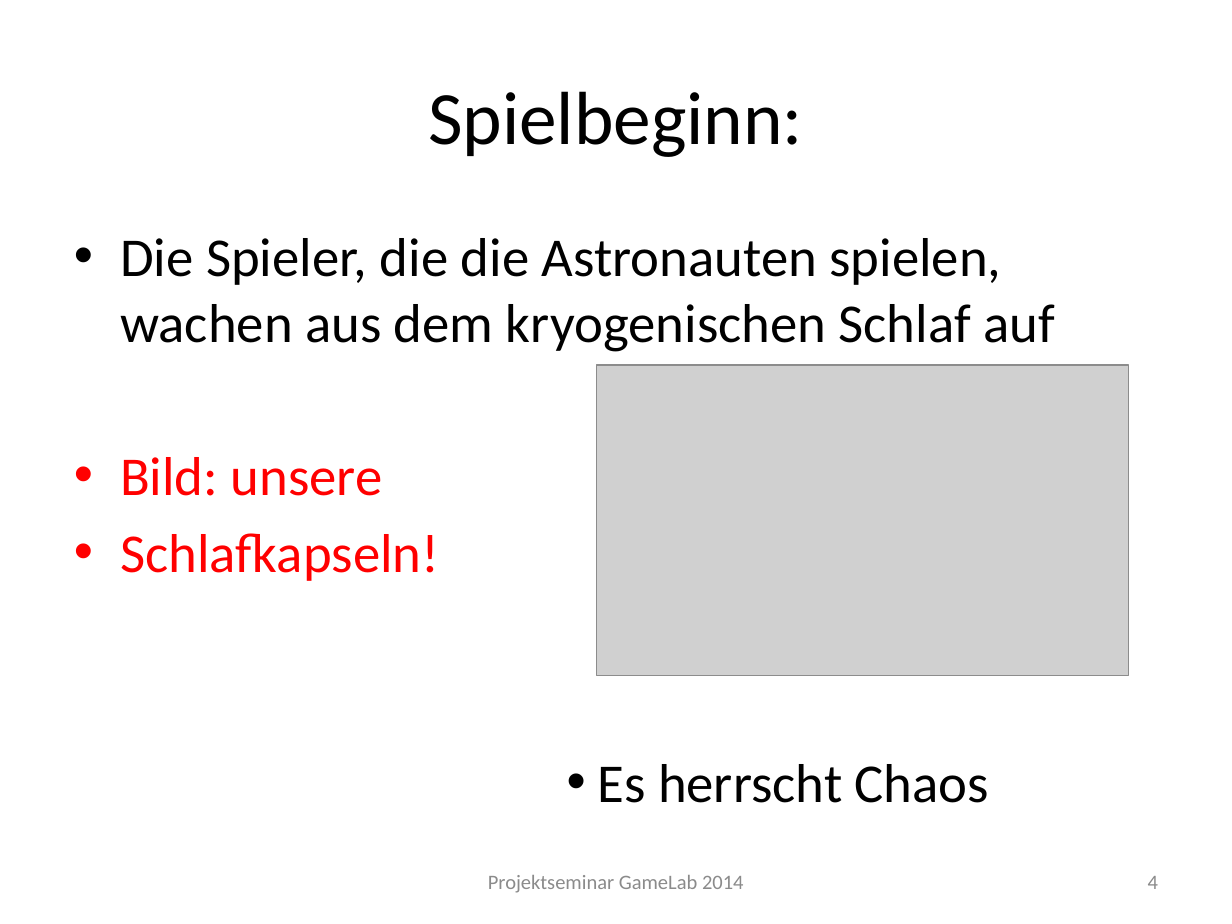
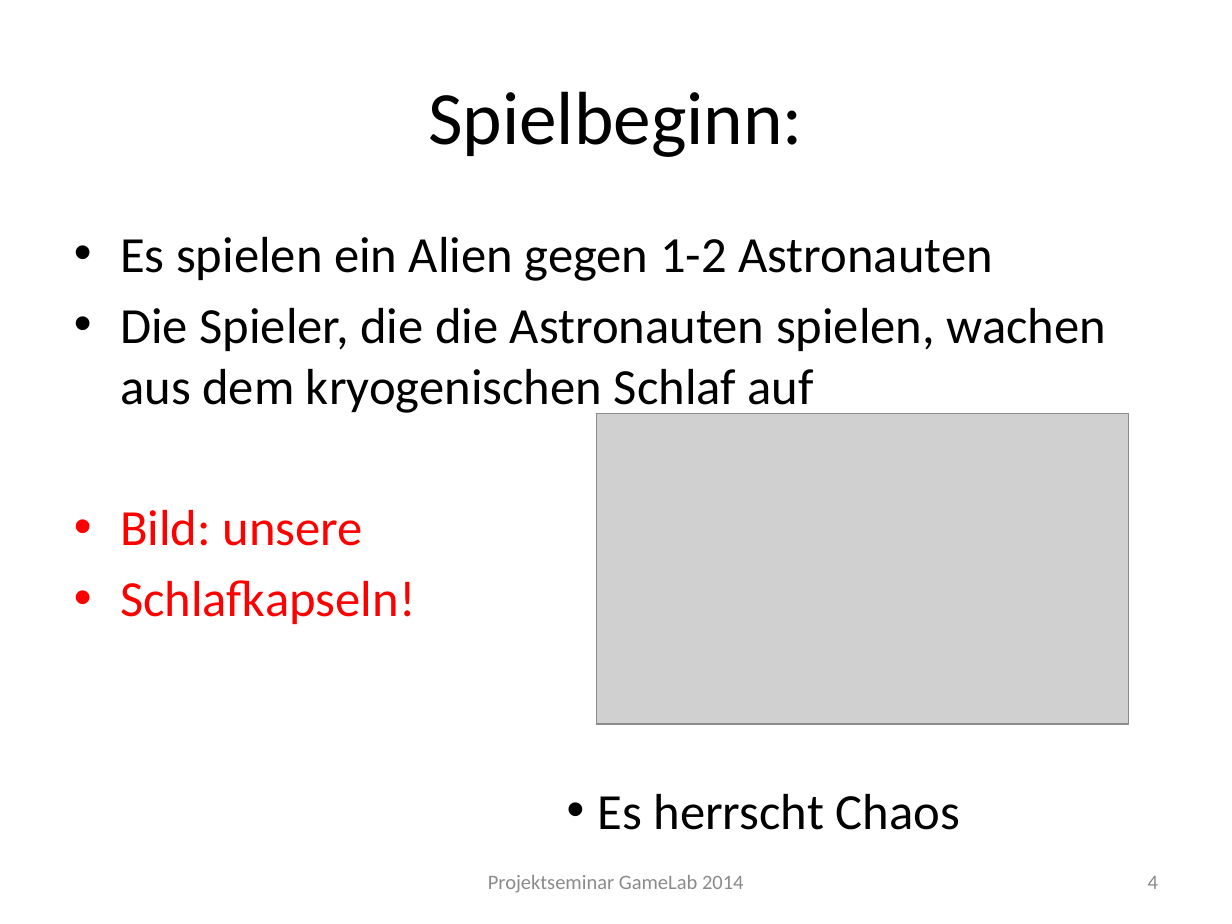
Before and after one commit to Instinctlol/gamelab2014, a slide deck: slide 4 of Abschlusspräsentation/SpielkonzeptFINAL.pptx. Drawn at 1232x924 pixels with LibreOffice and Linux fonts; fonts in the diff are those of the drawing; grey boxes stand for pictures; background and template pictures are left out. Boxes give left, top, right and bottom in pixels: in the first picture for what was removed or moved away, otherwise in the second. Text is boxed around its words. In the diff, an @@ line names an element or a change of style, - is before the commit and + after.

```diff
--- a/Abschlusspräsentation/SpielkonzeptFINAL.pptx
+++ b/Abschlusspräsentation/SpielkonzeptFINAL.pptx
@@ text at bbox=[120, 237, 993, 281]: paragraph added @@
+• Es spielen ein Alien gegen 1-2 Astronauten
@@ text at bbox=[120, 308, 1107, 830]: size 32 to 29.6 pt in "Die Spieler, die die Astronauten spielen, wachen ...", "Bild: unsere", "Schlafkapseln!", "Es herrscht Chaos" @@
@@ picture: place and size @@
-picture at bbox=[596, 365, 1129, 675]
+picture at bbox=[596, 414, 1129, 724]
```
Also in this commit, not shown: 1 other slide changed, 1 slide removed.
